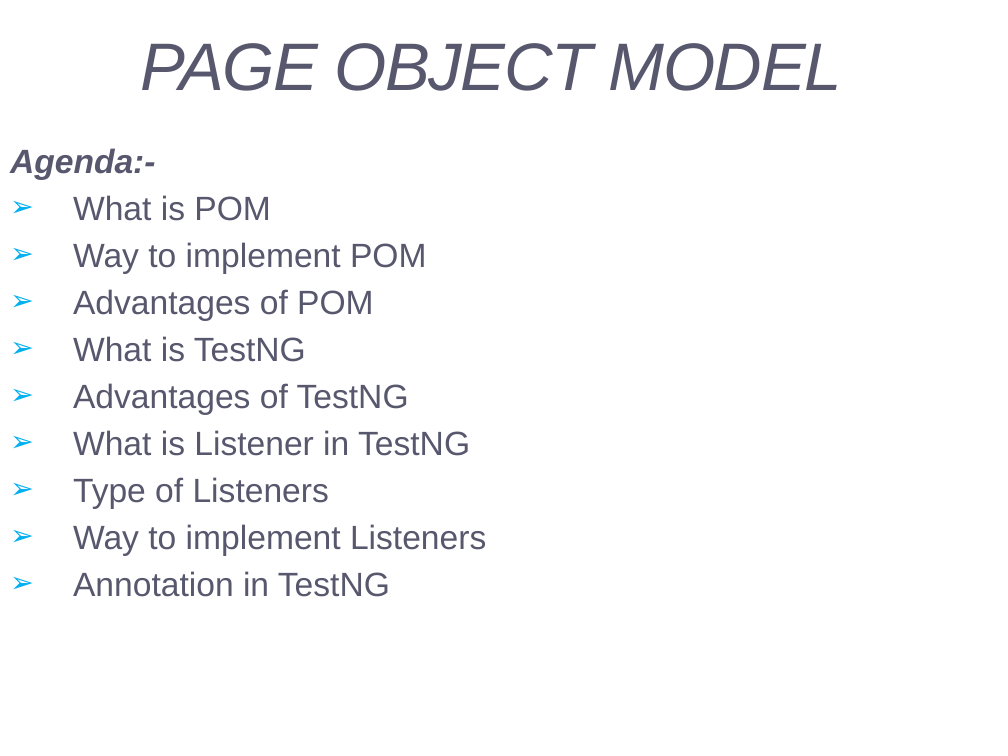
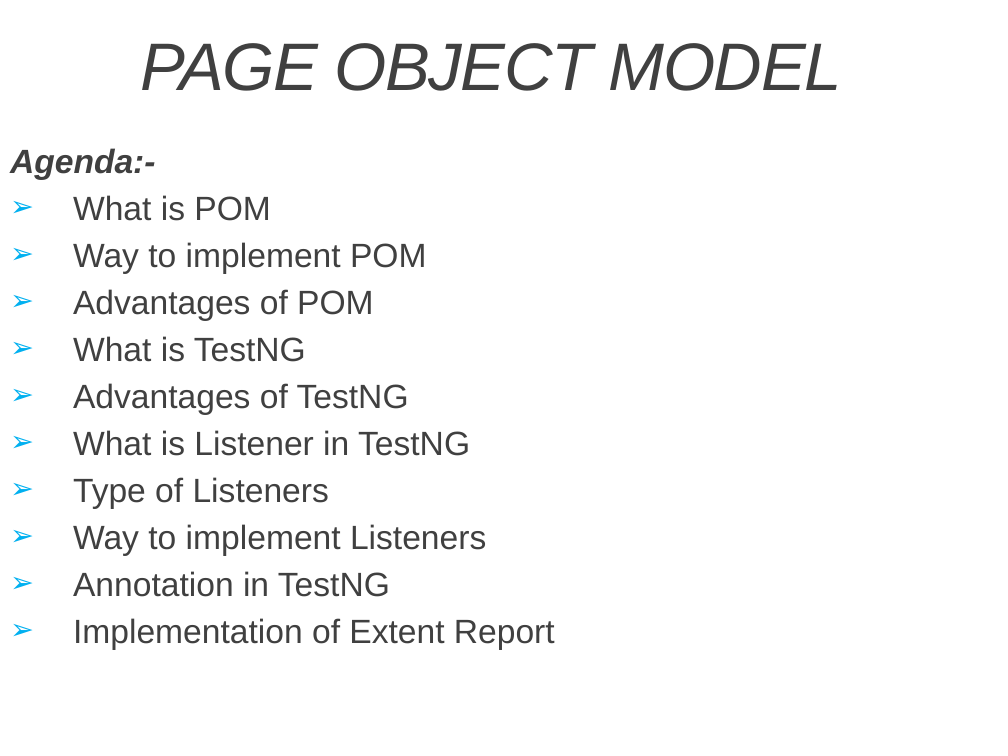
Before and after one commit to Evvans/Selenium-TestNG-Maven-Extent-Report, a slide deck: slide 1 of Page Object Model.pptx. Drawn at 1008x756 pixels with LibreOffice and Linux fonts; fonts in the diff are those of the drawing. Boxes give left, top, right and bottom in pixels: in the first picture for what was removed or moved away, otherwise in the second. Text is boxed around its words. In the diff, an @@ line names an element or a change of style, - is before the commit and + after.

```diff
--- a/Page Object Model.pptx
+++ b/Page Object Model.pptx
@@ title "PAGE OBJECT MODEL" at bbox=[141, 43, 841, 91]: text colour #57576E to #404040 @@
@@ subtitle at bbox=[10, 148, 486, 597]: text colour #57576E to #404040 in "Agenda:-", "What is POM", "Way to implement POM", "Advantages of POM" and 6 more places @@
@@ subtitle at bbox=[73, 618, 555, 650]: paragraph added @@
+➢ Implementation of Extent Report
```
Also in this commit, not shown: 6 other slides changed, 2 slides added, 1 slide removed, 5 other files.
